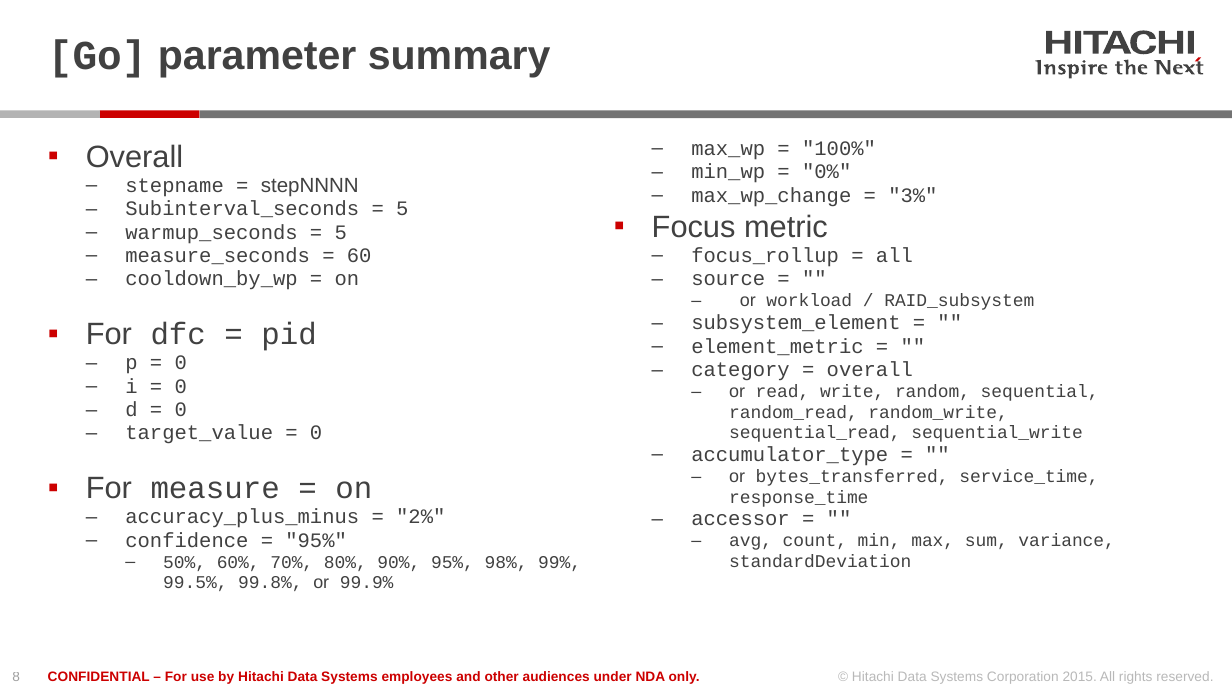
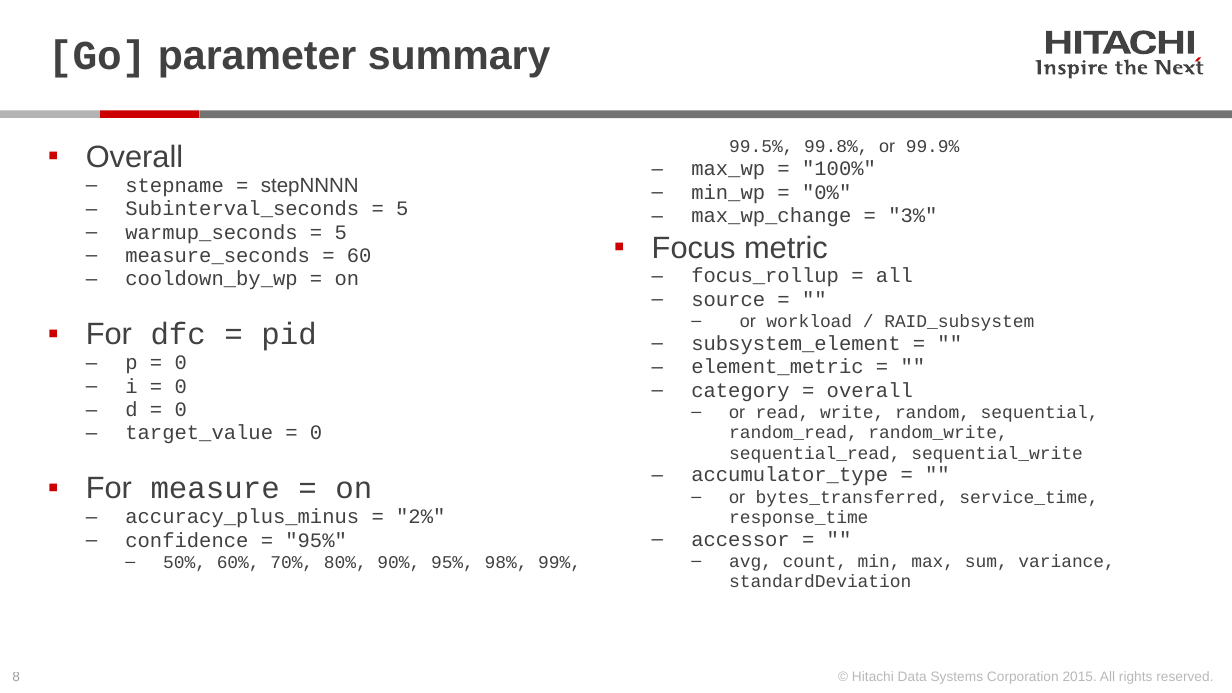
Before and after one commit to Hitachi-Data-Systems/ivy, a slide deck: slide 8 of doc/14.go_measure_and_pid.pptx. Drawn at 1232x693 pixels with LibreOffice and Linux fonts; fonts in the diff are those of the drawing. Boxes give left, top, right and bottom in pixels: in the first picture for what was removed or moved away, otherwise in the second. Text is boxed around its words. In the diff, an @@ line names an element or a change of style, - is before the commit and + after.

Commit message:
remove confidentiality footer on some slides

```diff
--- a/doc/14.go_measure_and_pid.pptx
+++ b/doc/14.go_measure_and_pid.pptx
@@ text "Overall" rewrapped from [86, 140, 1114, 567] to [86, 140, 1114, 587] @@
@@ text removed at [48, 671, 700, 684] @@
-CONFIDENTIAL – For use by Hitachi Data Systems employees and other audiences under NDA only.
```
Also in this commit, not shown: 7 other slides changed, 5 other files.
